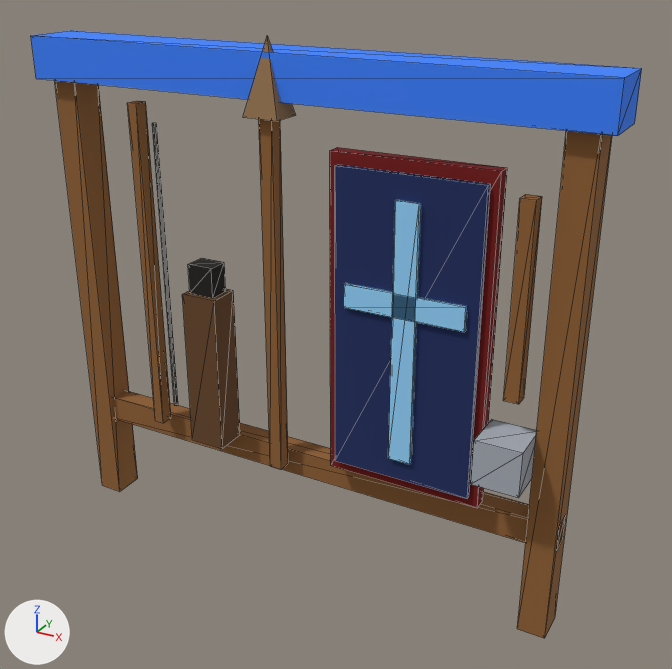
A saved change to the glTF model assets/models/camp_rack.glb.
One viewpoint serves both versions: a 50 mm camera at (1.59, -2.57, 2.26) aimed at (0.14, 0.07, 0.94). Lighting does not change. The marker at lower left points along +X, +Y and +Z. The picture after the commit comes second. Mesh edges are drawn as thin lines. Vertices at exactly the same position are counted once.

The scene before the commit, as lines of its bpy script (objects in view):
```python
me_mesh_0 = bpy.data.meshes.new('Mesh_0')
me_mesh_0.from_pydata(...)  # 125 vertices, 184 faces; spans x -1.05..1.05, y -0.13..0.16, z 0.0..1.95
me_mesh_0.materials.append(mat_material_0)  # picture img_image_0
ob_camp_rack = bpy.data.objects.new('camp_rack', me_mesh_0)
ob_camp_rack.location = (0.0, 0.0, 0.0)
```
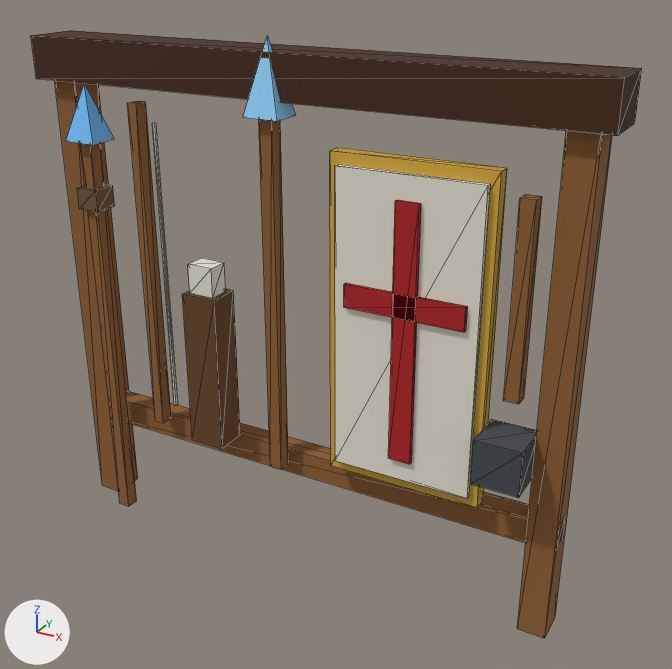
Pixel boxes (x1, y1, x2, y2) of what changed, in the pictures (672 x 669 px):
part 1 of me_mesh_0, added (brown): after (80, 143, 137, 506)
part 2 of me_mesh_0, added (brown): after (77, 184, 115, 212)
part 3 of me_mesh_0, added (blue): after (66, 84, 114, 145)
part 4 of me_mesh_0, surface changed: (31, 30, 642, 508) in both

What changed in the scene script:
```text
Change me_mesh_0:
    used by ob_camp_rack; location = (0.0, 0.0, 0.0)
    remove me_mesh_0.from_pydata(...)  # 125 vertices, 184 faces; spans x -1.05..1.05, y -0.13..0.16, z 0.0..1.95
    add me_mesh_0.from_pydata(...)  # 146 vertices, 212 faces; spans x -1.05..1.05, y -0.13..0.16, z 0.0..1.95
    me_mesh_0 part 1: a new loose piece, a box spanning x -0.84..-0.79, y -0.07..-0.02, z 0.0..1.55, in mat_material_0 (picture img_image_0)
    me_mesh_0 part 2: a new loose piece, a box spanning x -0.86..-0.77, y -0.09..0.0, z 1.3..1.38, in mat_material_0 (picture img_image_0)
    me_mesh_0 part 3: the loose piece of 5 vertices spanning x -0.12..0.01, y -0.08..0.03, z 1.7..1.95 is copied, and the copy is scaled about its middle by (1, 1, 0.8), then moved by (-0.76, -0.02, -0.18); it spans x -0.88..-0.75, y -0.1..0.01, z 1.55..1.75
    me_mesh_0 part 4: 100 kept faces spanning x -1.05..1.05, y -0.13..0.16, z 0.48..1.95 get new texture (UV) coordinates
```
